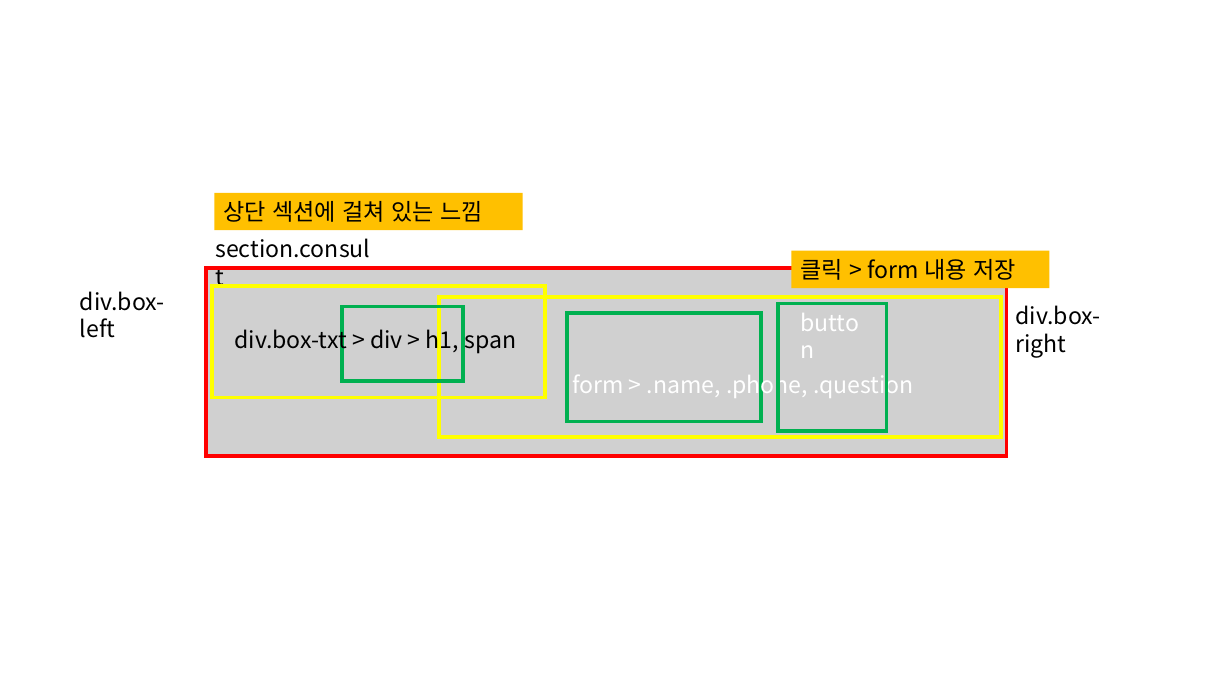
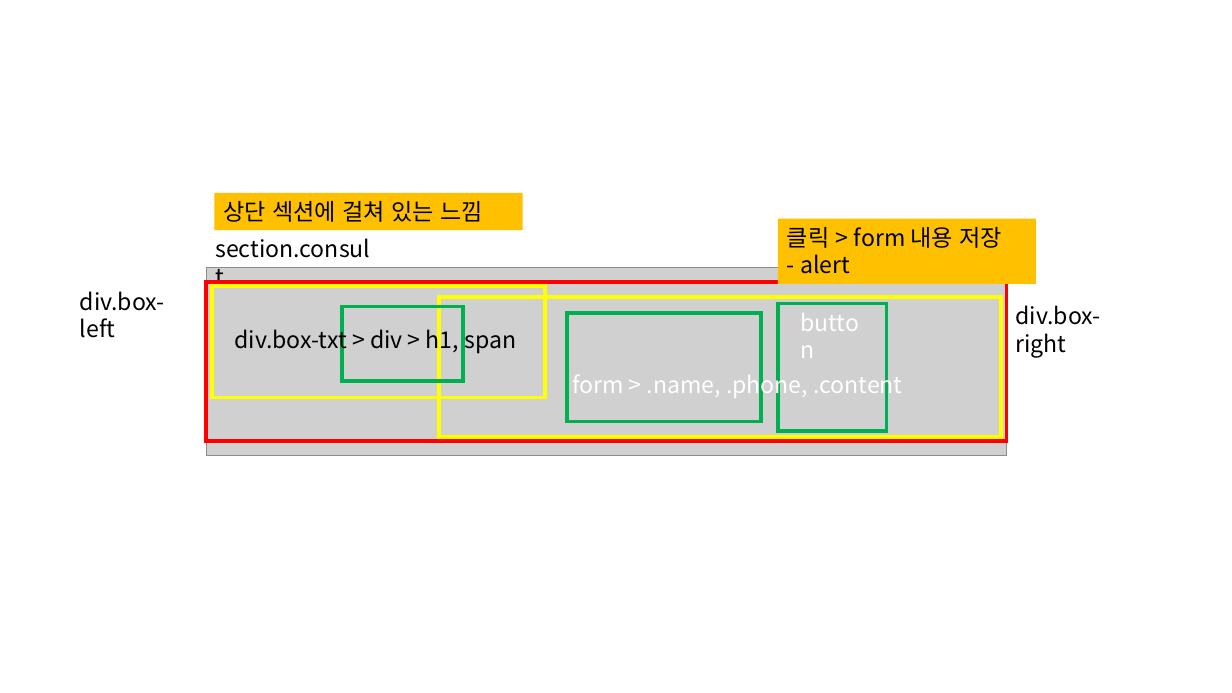
Before and after one commit to kim-yeny/project-lawfirm, a slide deck: slide 5 of [참고] lawfirm/(노트) lawfirm.pptx. Drawn at 1232x693 pixels with LibreOffice and Linux fonts; fonts in the diff are those of the drawing; grey boxes stand for pictures. Boxes give left, top, right and bottom in pixels: in the first picture for what was removed or moved away, otherwise in the second. Text is boxed around its words. In the diff, an @@ line names an element or a change of style, - is before the commit and + after.

```diff
--- a/[참고] lawfirm/(노트) lawfirm.pptx
+++ b/[참고] lawfirm/(노트) lawfirm.pptx
@@ rectangle "클릭 > form 내용 저장": place and size @@
-rectangle "클릭 > form 내용 저장" at (791, 250, 1049, 287)
+rectangle "클릭 > form 내용 저장" at (778, 219, 1036, 285)
@@ text in rectangle at (800, 254, 850, 274): paragraph added @@
+- alert
@@ rectangle: place and size @@
-rectangle at (206, 268, 1006, 457)
+rectangle at (206, 283, 1006, 441)
@@ text at (572, 370, 902, 399): text changed @@
-form > .name, .phone, .question
+form > .name, .phone, .content
```
Also in this commit, not shown: 4 other slides changed, 2 slides added, 12 other files.
